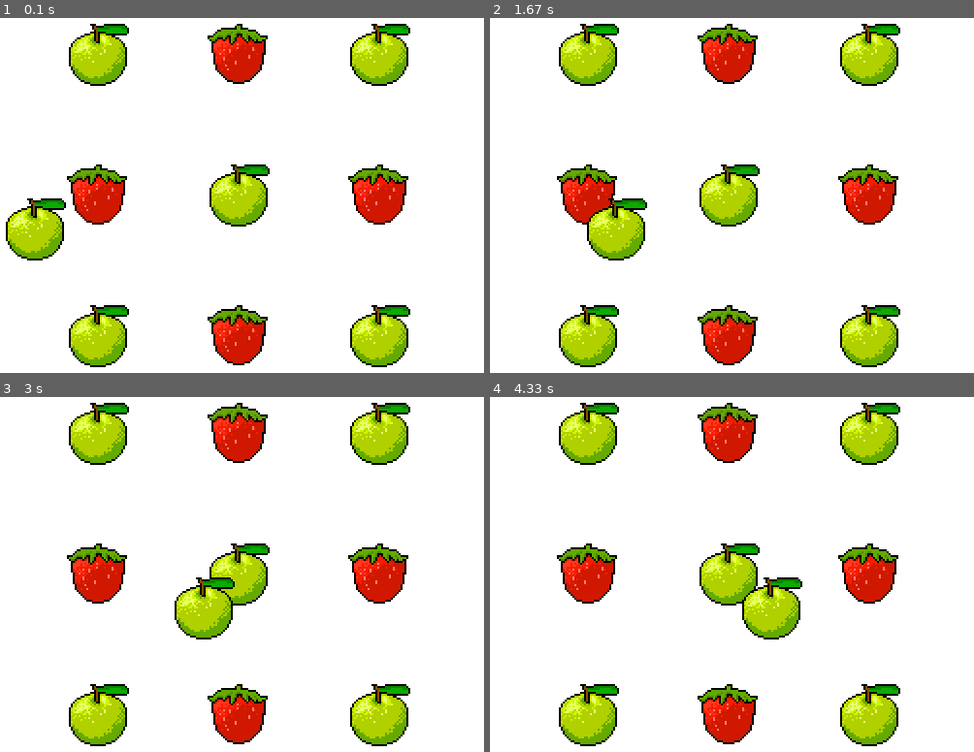
Above: before the commit, frames 1-4 (two rows, left to right).
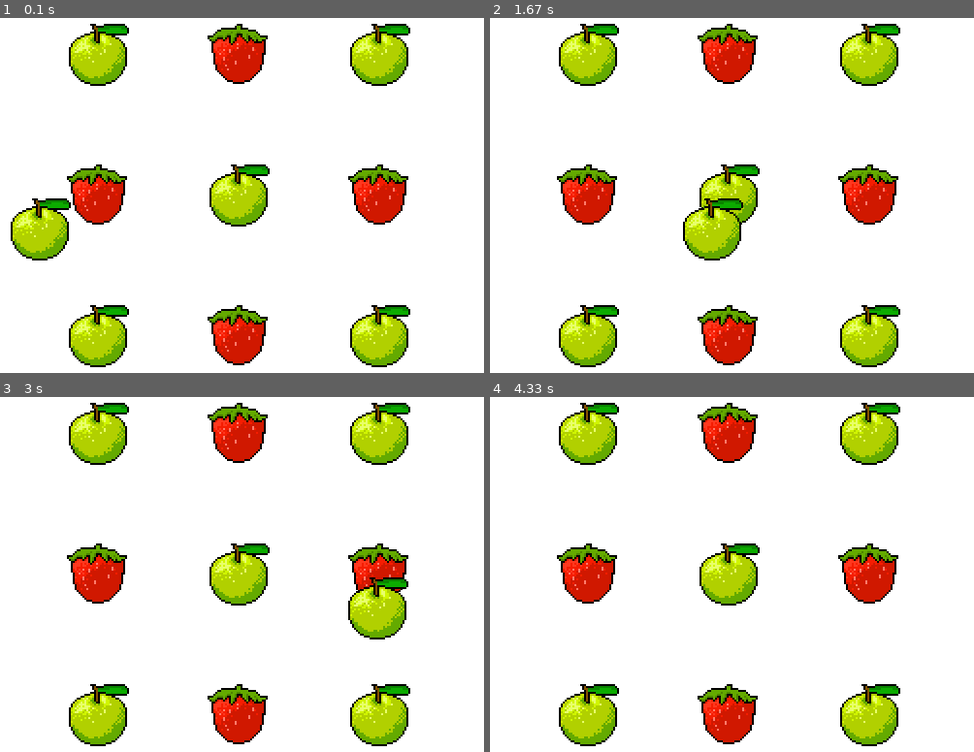
Above: after the commit, the same moments.

Repository: Joshkaki00/pygame-tutorial
Game: pygame game, started from game.py
Two runs of this game, one before a commit and one after it. Both use one fixed random seed, a clock stepped at 60 frames per second and the inputs below.
Inputs:
- Up to frame 1 (0.1 s): no input
- Up to frame 2 (1.67 s): no input
- Up to frame 3 (3 s): no input
- Up to frame 4 (4.33 s): no input

The runs differ from the first frame. In frame 1, 0.9% of the frame differs, in the area x 1-15%, y 50-69%; in frame 2, 3.3%; in frame 3, 3.4%, in the area x 36-85%, y 50-69%; in frame 4, 1.7%.

Commit message:
updated speed

Diff:
--- a/game.py
+++ b/game.py
@@ -58,7 +58,7 @@
     obj.render(screen)
 
   # Update and Render moving apple
-  moving_apple.x += 1
+  moving_apple.x += 2
   moving_apple.render(screen)
 
   # Get the clock
